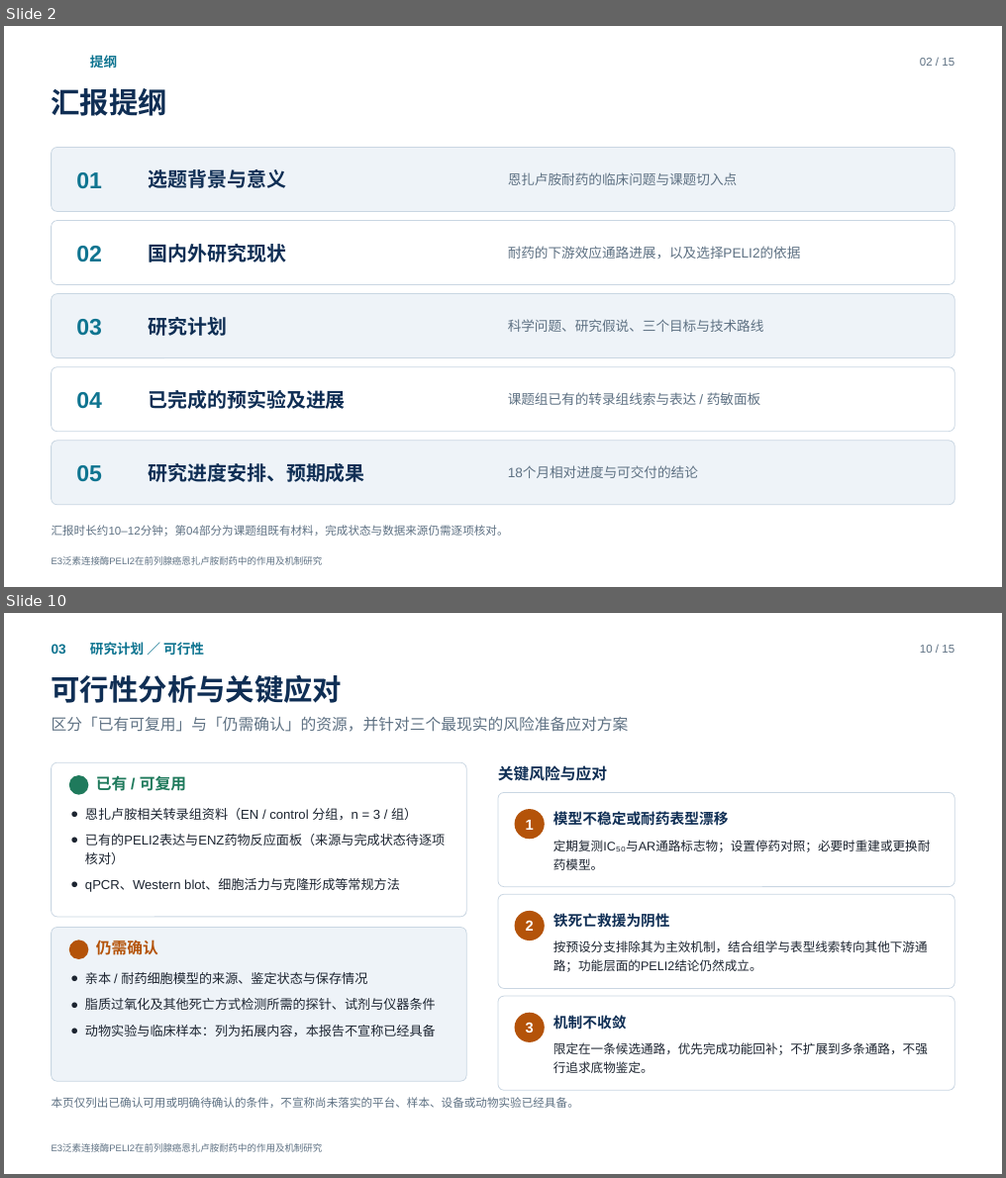
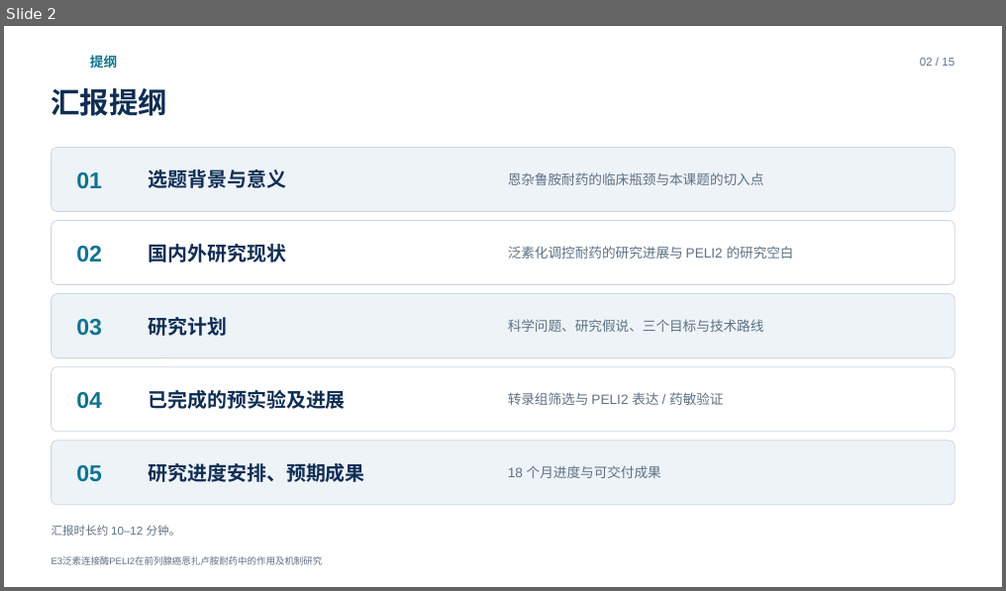
Before and after one commit to query11/test, a slide deck: PELI2开题/PELI2_开题报告.pptx. Shown one above the other, each under a label of ours: slides 2 and 10 before the commit, slide 2 after it; the slides between them are not shown. The pictures are 1006x1178 and 1006x591 pixels, drawn with LibreOffice and Linux fonts; fonts in the diff are those of the drawing. Boxes give left, top, right and bottom in pixels: in the first picture for what was removed or moved away, otherwise in the second. Text is boxed around its words. In the diff, an @@ line names an element or a change of style, - is before the commit and + after.

```diff
--- a/PELI2开题/PELI2_开题报告.pptx
+++ b/PELI2开题/PELI2_开题报告.pptx
@@ slide 10 removed at [4, 613, 1002, 1174], background #FFFFFF; not listed: 1 template element that a slide beside it also shows @@
@@ text removed at [90, 642, 204, 656] @@
-研究计划 ／ 可行性
@@ text removed at [52, 644, 66, 654] @@
-03
@@ text removed at [920, 645, 954, 653] @@
-10 / 15
@@ text removed at [52, 674, 343, 703] @@
-可行性分析与关键应对
@@ text removed at [52, 716, 629, 732] @@
-区分「已有可复用」与「仍需确认」的资源，并针对三个最现实的风险准备应对方案
@@ rounded rectangle removed at [52, 762, 466, 917] @@
@@ ellipse removed at [69, 775, 88, 795] @@
@@ text removed at [96, 775, 186, 791] @@
-已有 / 可复用
@@ text removed at [498, 765, 607, 781] @@
-关键风险与应对
@@ text removed at [85, 808, 445, 892] @@
-● 恩扎卢胺相关转录组资料（EN / control 分组，n = 3 / 组）
-● 已有的PELI2表达与ENZ药物反应面板（来源与完成状态待逐项核对）
-● qPCR、Western blot、细胞活力与克隆形成等常规方法
@@ rounded rectangle removed at [498, 792, 954, 887] @@
@@ ellipse removed at [515, 809, 545, 839] @@
@@ text removed at [526, 820, 534, 830] @@
-1
@@ text removed at [553, 811, 729, 825] @@
-模型不稳定或耐药表型漂移
@@ text removed at [553, 840, 931, 870] @@
-定期复测IC₅₀与AR通路标志物；设置停药对照；必要时重建或更换耐药模型。
@@ rounded rectangle removed at [498, 894, 954, 989] @@
@@ rounded rectangle removed at [52, 928, 466, 1081] @@
@@ ellipse removed at [515, 911, 545, 941] @@
@@ text removed at [526, 920, 534, 931] @@
-2
@@ text removed at [553, 913, 670, 928] @@
-铁死亡救援为阴性
@@ ellipse removed at [69, 940, 88, 959] @@
@@ text removed at [96, 940, 158, 956] @@
-仍需确认
@@ text removed at [553, 941, 928, 972] @@
-按预设分支排除其为主效机制，结合组学与表型线索转向其他下游通路；功能层面的PELI2结论仍然成立。
@@ text removed at [85, 972, 436, 1037] @@
-● 亲本 / 耐药细胞模型的来源、鉴定状态与保存情况
-● 脂质过氧化及其他死亡方式检测所需的探针、试剂与仪器条件
-● 动物实验与临床样本：列为拓展内容，本报告不宣称已经具备
@@ rounded rectangle removed at [498, 996, 954, 1090] @@
@@ ellipse removed at [515, 1013, 545, 1043] @@
@@ text removed at [526, 1022, 534, 1033] @@
-3
@@ text removed at [553, 1015, 627, 1030] @@
-机制不收敛
@@ text removed at [553, 1043, 928, 1073] @@
-限定在一条候选通路，优先完成功能回补；不扩展到多条通路，不强行追求底物鉴定。
@@ text removed at [52, 1097, 579, 1108] @@
-本页仅列出已确认可用或明确待确认的条件，不宣称尚未落实的平台、样本、设备或动物实验已经具备。
@@ slide 2 changed as well @@
@@ text at [508, 173, 764, 185]: text changed @@
-恩扎卢胺耐药的临床问题与课题切入点
+恩杂鲁胺耐药的临床瓶颈与本课题的切入点
@@ text at [508, 246, 794, 259]: text changed @@
-耐药的下游效应通路进展，以及选择PELI2的依据
+泛素化调控耐药的研究进展与 PELI2 的研究空白
@@ text at [508, 392, 723, 405]: text changed @@
-课题组已有的转录组线索与表达 / 药敏面板
+转录组筛选与 PELI2 表达 / 药敏验证
@@ text at [508, 466, 661, 478]: text changed @@
-18个月相对进度与可交付的结论
+18 个月进度与可交付成果
@@ text at [52, 525, 181, 536]: text changed @@
-汇报时长约10–12分钟；第04部分为课题组既有材料，完成状态与数据来源仍需逐项核对。
+汇报时长约 10–12 分钟。
```
Also in this commit, not shown: 7 other slides changed, 7 slides added, 6 other slides removed, 2 other files.
